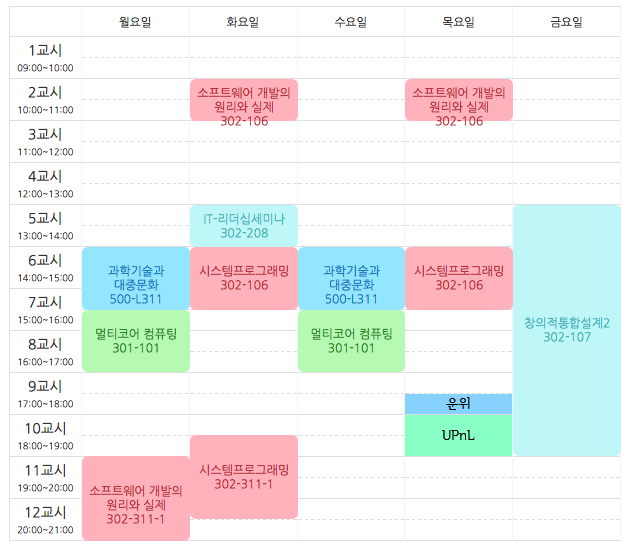
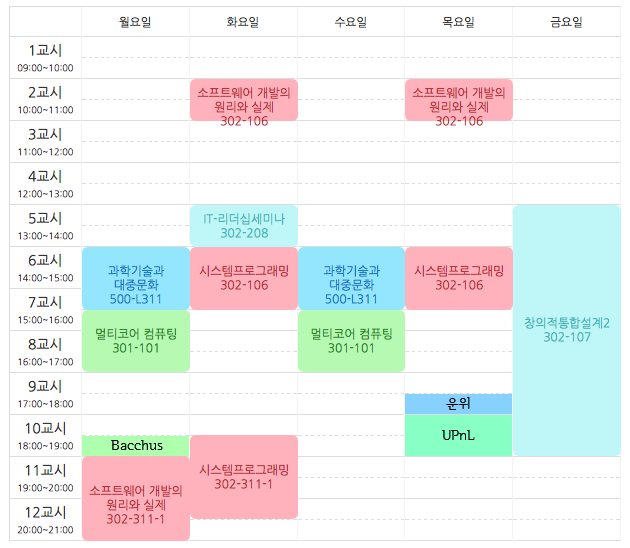
Layer changes from the first w=630, h=548 image to the second:
added layer "Bacchus" above "Layer 1 copy" over left=111, top=440, right=163, bottom=450
added layer "Layer 1 copy" above "운위" over left=82, top=436, right=189, bottom=456
